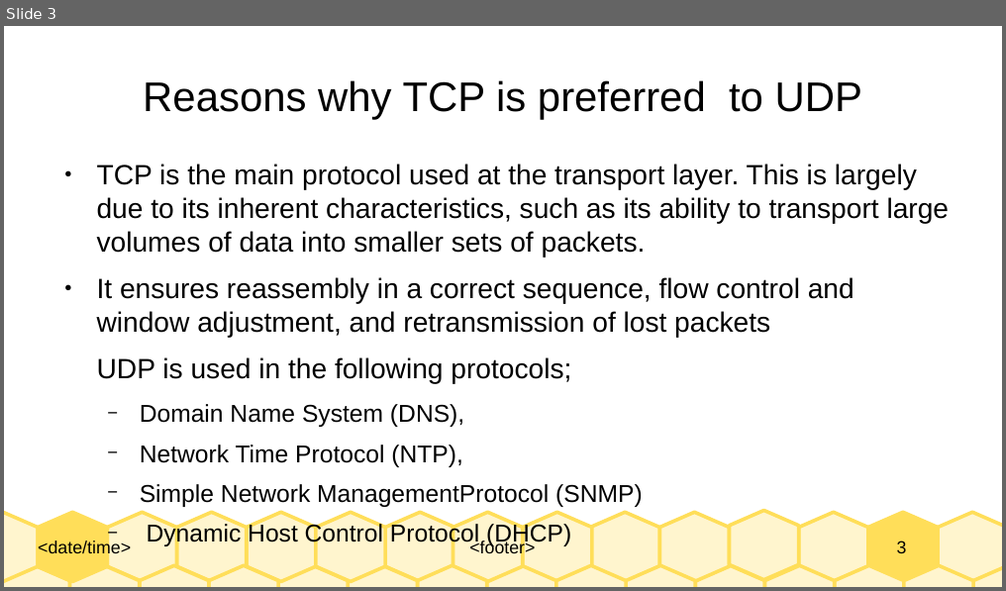
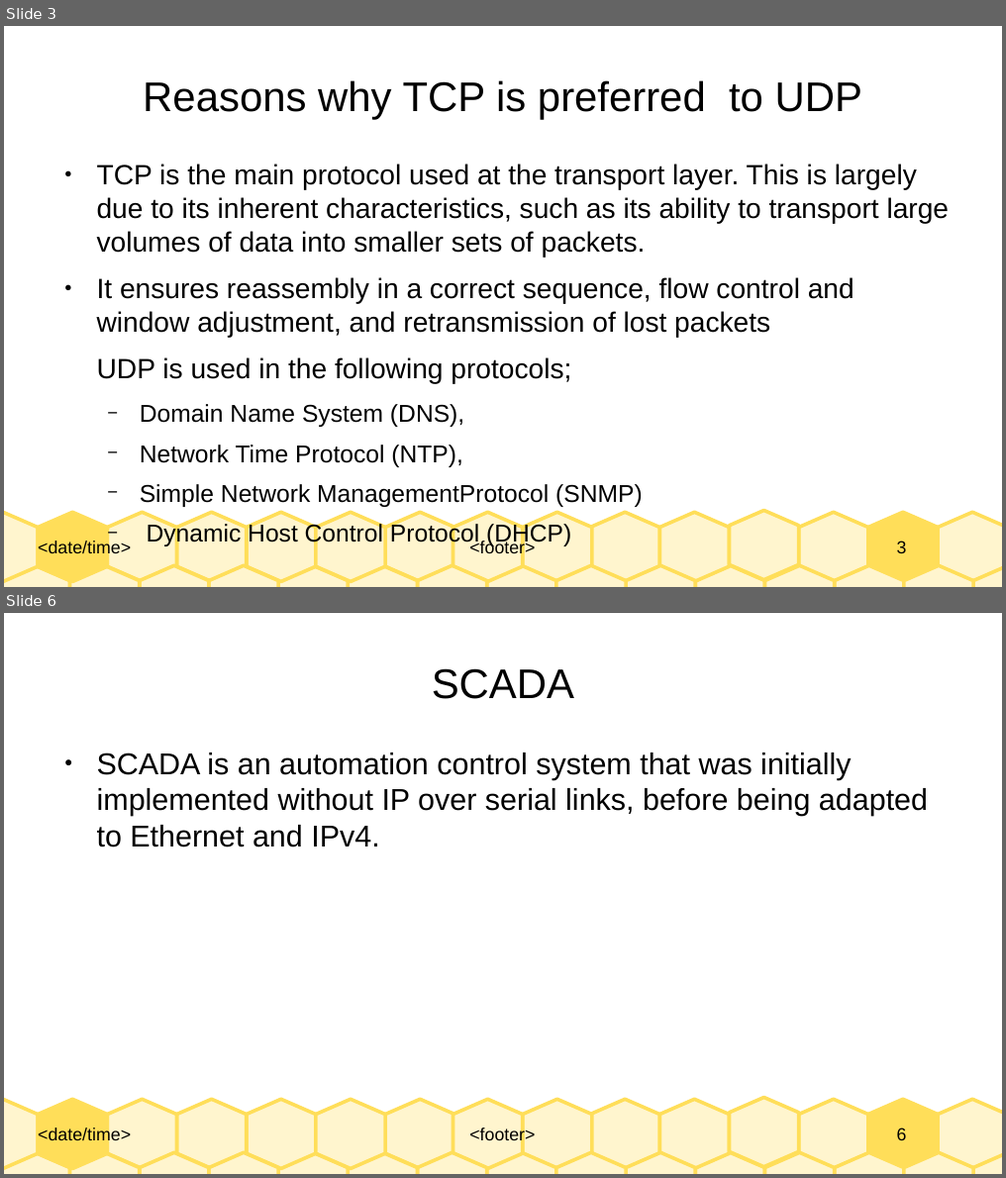
Before and after one commit to Dihfahsih1/Masters-Software-Engineering, a slide deck: yr-sem1/IoT/chapter-6-slides.odp. Shown one above the other, each under a label of ours: slide 3 before the commit, slides 3 and 6 after it; the slides between them are not shown. The pictures are 1006x591 and 1006x1178 pixels, drawn with LibreOffice and Linux fonts; fonts in the diff are those of the drawing. Boxes give left, top, right and bottom in pixels: in the first picture for what was removed or moved away, otherwise in the second. Text is boxed around its words. In the diff, an @@ line names an element or a change of style, - is before the commit and + after.

```diff
--- a/yr-sem1/IoT/chapter-6-slides.odp
+++ b/yr-sem1/IoT/chapter-6-slides.odp
@@ slide 6 added at (x1=4, y1=613, x2=1002, y2=1174), background #FFFFFF; not listed: 33 template elements that a slide beside it also shows @@
@@ title added at (x1=432, y1=668, x2=574, y2=699), 33 pt, text #000000 @@
+SCADA
@@ text added at (x1=97, y1=753, x2=928, y2=848), 24 pt, text #000000 @@
+● SCADA is an automation control system that was initially implemented without IP over serial links, before being adapted to Ethernet and IPv4.
```
Also in this commit, not shown: 1 slide changed, 2 other slides added, 2 other files.
